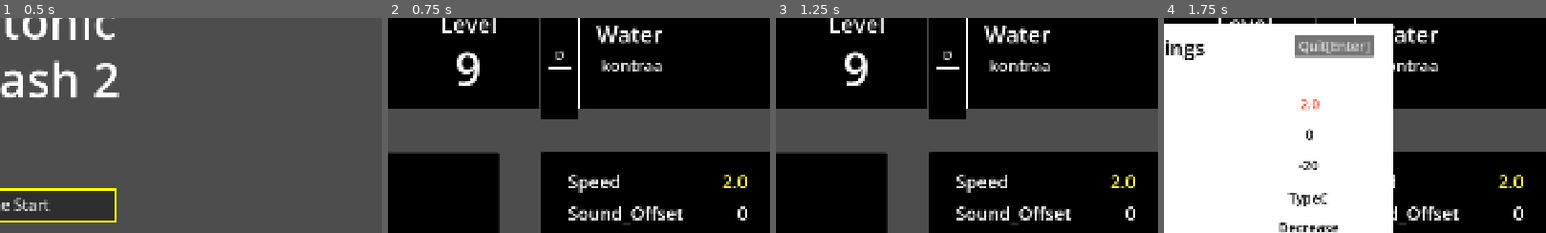
Above: before the commit, frames 1-4 (left to right).
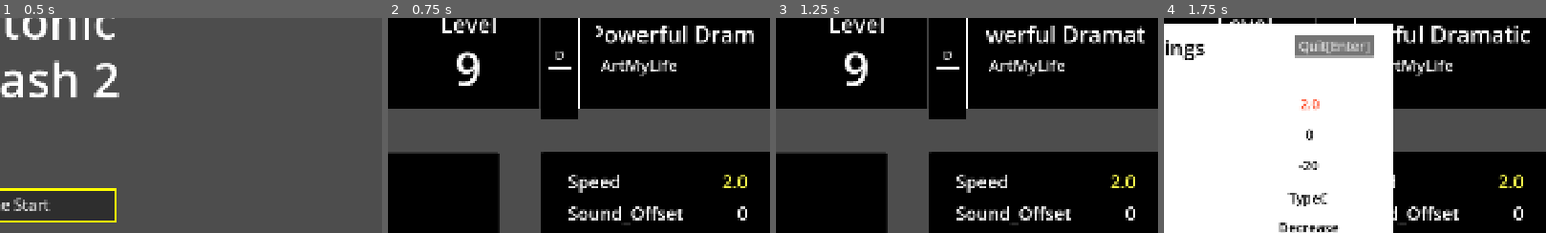
Above: after the commit, the same moments.

Repository: junu192857/Vexatonic-dash-2
Game: Godot game, scene res://Scenes/MainManu.tscn
Same seed, same stepped clock (60 frames per second), same inputs: the game is played once before the commit and once after it.
Inputs:
- Up to frame 1 (0.5 s): no input
- Up to frame 2 (0.75 s): click "Game Start" at 0.5 s
- Up to frame 3 (1.25 s): no input
- Up to frame 4 (1.75 s): click "Settings" at 1.25 s
The pictures show only the part of the screen within x 50-100%, y 19-69%; the shares and areas given below are measured in that part.

Frame 1 is identical in both runs. In frame 2, 2.7% of the frame differs, in the area x 54-96%, y 3-28%; in frame 3, 2.6%; in frame 4, 2.2%.

Commit message:
SelectScene 채보 읽기 Index형태로 변경

Diff:
--- a/vexatonic-dash-2/Prefabs/EditorLongNote.tscn
+++ b/vexatonic-dash-2/Prefabs/EditorLongNote.tscn
@@ -1,28 +1,12 @@
 [gd_scene format=3 uid="uid://ch83j6vcqxcer"]
 
+[ext_resource type="Script" uid="uid://r0k3p8ijqo5l" path="res://Scripts/Editor/EditorLongNote.gd" id="1_3mp7d"]
 [ext_resource type="Texture2D" uid="uid://bwm7x5kcscs40" path="res://Textures/NoteBase.jpg" id="2_vgjc4"]
-
-[sub_resource type="GDScript" id="GDScript_80fbl"]
-script/source = "extends LongNote
-class_name ELongNote
-
-
-func _ready():
-	return
-
-const SELECTED_COLORS = [Color(1,0,1), Color(0,1,1), Color(1,1,0.7)]
-
-func set_color(color: int):
-	sprite.modulate = PROCESSED_COLORS[color]
-
-func select_color():
-	sprite.modulate = SELECTED_COLORS[get_data().color]
-"
 
 [node name="Note" type="Node2D" unique_id=1307802017]
 z_index = 2
 z_as_relative = false
-script = SubResource("GDScript_80fbl")
+script = ExtResource("1_3mp7d")
 
 [node name="Sprite2D" type="Sprite2D" parent="." unique_id=1729566812]
 texture = ExtResource("2_vgjc4")
--- /dev/null
+++ b/vexatonic-dash-2/Scripts/Editor/EditorLongNote.gd
@@ -0,0 +1,12 @@
+extends LongNote
+class_name ELongNote
+
+
+func _ready():
+	return
+
+func set_color(color: int):
+	sprite.modulate = PROCESSED_COLORS[color]
+
+func select_color():
+	sprite.modulate = SELECTED_COLORS[get_data().color]
--- a/vexatonic-dash-2/Scripts/Editor/EditorManager.gd
+++ b/vexatonic-dash-2/Scripts/Editor/EditorManager.gd
@@ -1339,6 +1339,12 @@
 			# 음악 파일 저장
 			DirAccess.copy_absolute(music_path, dir_path + "/" + levelData.metadata.music_path)
 
+			# index.txt에 새 폴더 등록
+			var index_file = FileAccess.open("res://Charts/index.txt", FileAccess.READ_WRITE)
+			if index_file:
+				index_file.seek_end()
+				index_file.store_line(folder_name)
+
 		var difficulty_name = Setting.DIFFICULTY_NAMES[save_difficulty]
 		chart_path = dir_path + "/" + difficulty_name + ".txt"
 
--- a/vexatonic-dash-2/Scripts/InputManager.gd
+++ b/vexatonic-dash-2/Scripts/InputManager.gd
@@ -14,6 +14,7 @@
 signal toggled_shift(pressed: bool)
 signal pressed_f10
 signal toggled_c(pressed: bool)
+signal pressed_esc
 
 # Note / movement keys (with release)
 signal pressed_a
@@ -79,6 +80,8 @@
 				elif event.is_released(): released_l.emit()
 			KEY_F10:
 				if event.pressed: pressed_f10.emit()
+			KEY_ESCAPE:
+				if event.pressed: pressed_esc.emit()
 
 
 	if event is InputEventMouseButton:
--- a/vexatonic-dash-2/Scripts/SelectSong/SelectManager.gd
+++ b/vexatonic-dash-2/Scripts/SelectSong/SelectManager.gd
@@ -30,7 +30,7 @@
 	InputManager.pressed_left.connect(func(): if not setting_open: settingHolder.change_value(false))
 	InputManager.pressed_right.connect(func(): if not setting_open: settingHolder.change_value(true))
 	InputManager.pressed_f10.connect(_on_enter_setting)
-
+	InputManager.pressed_esc.connect(_on_return_to_main)
 
 	settingRect = settingRectScene.instantiate()
 	$CanvasLayer/Control.add_child(settingRect)
@@ -49,20 +49,18 @@
 	_refresh_start_button()
 
 func _scan_charts():
-	var dir = DirAccess.open(CHARTS_DIR)
-	if dir == null:
-		push_error("Cannot open Charts directory")
+	var index_file = FileAccess.open(CHARTS_DIR + "/index.txt", FileAccess.READ)
+	if index_file == null:
+		push_error("Cannot open Charts/index.txt")
 		return
-	dir.list_dir_begin()
-	var folder = dir.get_next()
-	while folder != "":
-		if dir.current_is_dir():
-			var metadata = LevelMetaData.new()
-			ChartParser.parse_metadata(CHARTS_DIR + "/" + folder, metadata)
-			if metadata.name != "":
-				song_list.append(metadata)
-		folder = dir.get_next()
-	dir.list_dir_end()
+	while not index_file.eof_reached():
+		var folder = index_file.get_line().strip_edges()
+		if folder.is_empty():
+			continue
+		var metadata = LevelMetaData.new()
+		ChartParser.parse_metadata(CHARTS_DIR + "/" + folder, metadata)
+		if metadata.name != "":
+			song_list.append(metadata)
 
 func _get_metadata(offset: int) -> LevelMetaData:
 	var size = song_list.size()
@@ -176,3 +174,6 @@
 	settingHolder.refresh()
 	settingButton.disabled = false
 	startButton.disabled = false
+
+func _on_return_to_main():
+	get_tree().change_scene_to_file("res://Scenes/MainMenu.tscn")
--- a/vexatonic-dash-2/project.godot
+++ b/vexatonic-dash-2/project.godot
@@ -11,6 +11,8 @@
 [application]
 
 config/name="Vexatonic Dash 2"
+config/description="Vexatonic Dash Initial Demo Version"
+config/version="1.0.0"
 run/main_scene="uid://dhh0rmb85vmni"
 config/features=PackedStringArray("4.7", "Mobile")
 run/low_processor_mode=true
@@ -29,6 +31,7 @@
 
 window/size/viewport_width=1920
 window/size/viewport_height=1080
+window/size/resizable=false
 window/stretch/mode="canvas_items"
 window/stretch/aspect="keep_width"
 
Not shown, added: vexatonic-dash-2/Charts/index.txt
Not shown, added: vexatonic-dash-2/Scripts/Editor/EditorLongNote.gd.uid
Not shown, added: vexatonic-dash-2/export_presets.cfg
